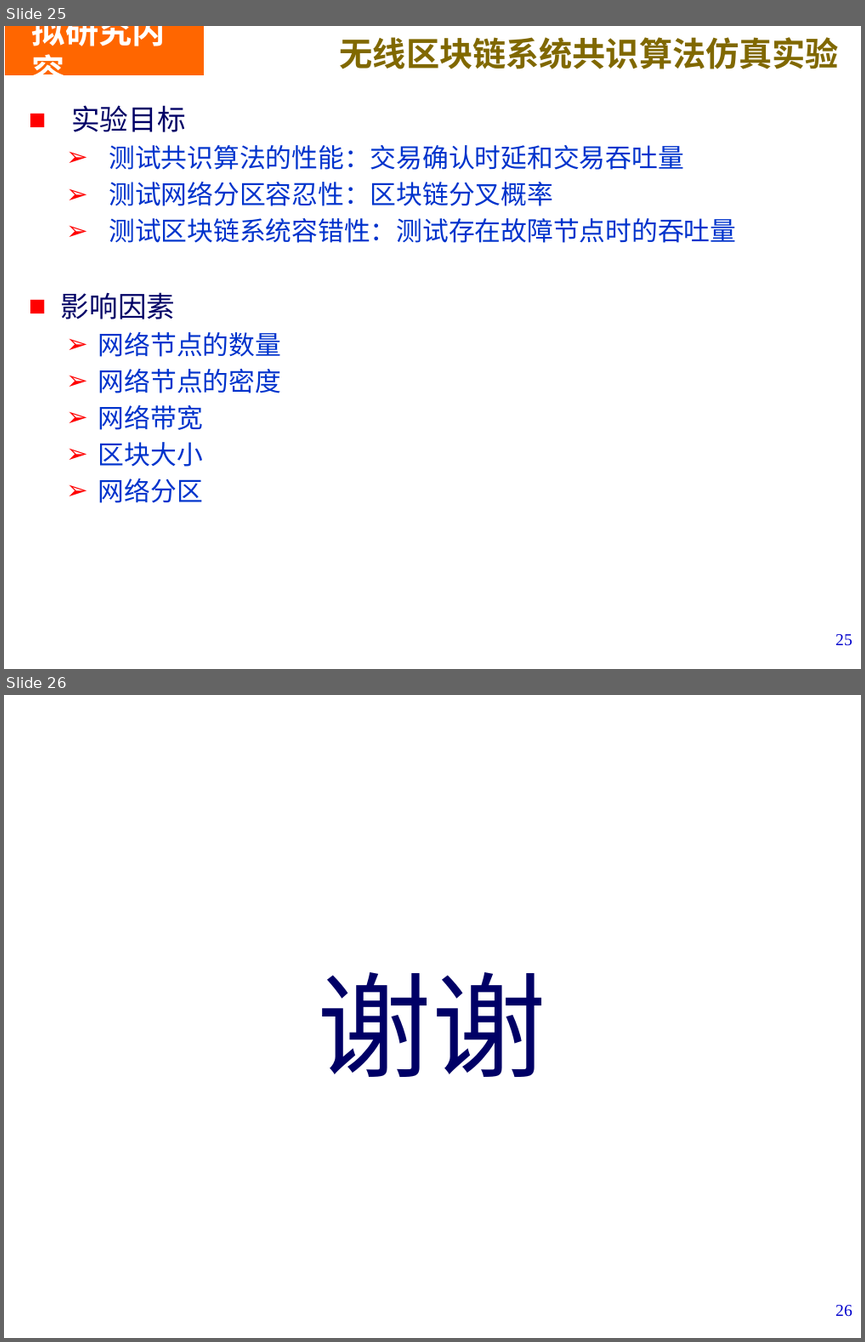
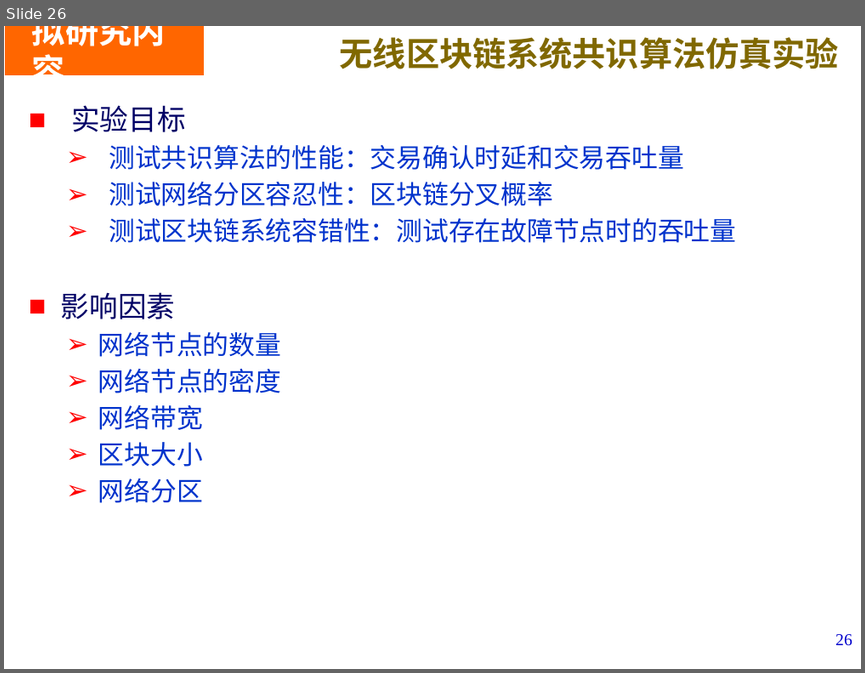
Before and after one commit to LiZhang2021/Blockchain, a slide deck: Doc/PHD_Papers/Thesis_Proposal/开题V4.pptx. Shown one above the other, each under a label of ours: slides 25 and 26 before the commit, slide 26 after it. The pictures are 865x1342 and 865x673 pixels, drawn with LibreOffice and Linux fonts; fonts in the diff are those of the drawing; background and template pictures are left out. Boxes give left, top, right and bottom in pixels: in the first picture for what was removed or moved away, otherwise in the second. Text is boxed around its words. In the diff, an @@ line names an element or a change of style, - is before the commit and + after.

```diff
--- a/Doc/PHD_Papers/Thesis_Proposal/开题V4.pptx
+++ b/Doc/PHD_Papers/Thesis_Proposal/开题V4.pptx
@@ slide 26 removed at (4, 695, 861, 1338), background picture (left out) @@
@@ text removed at (318, 972, 546, 1077) @@
-谢谢
@@ page number removed at (835, 1304, 852, 1316) @@
-26
@@ what was slide 25 is now slide 26 @@
@@ page number at (835, 634, 852, 646): text changed @@
-25
+26
```
Also in this commit, not shown: 6 slides changed, 2 slides added, 1 other file.
